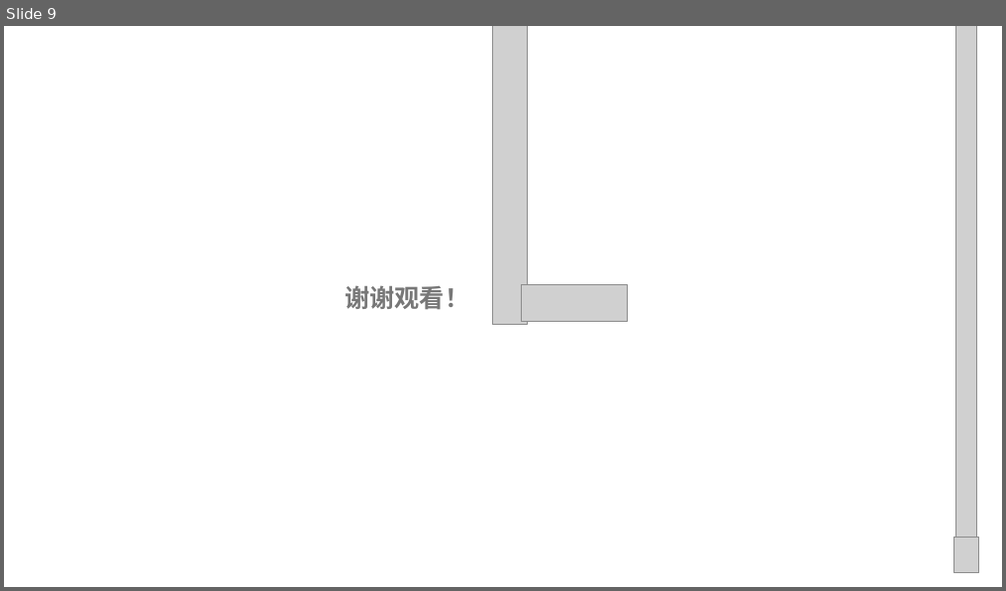
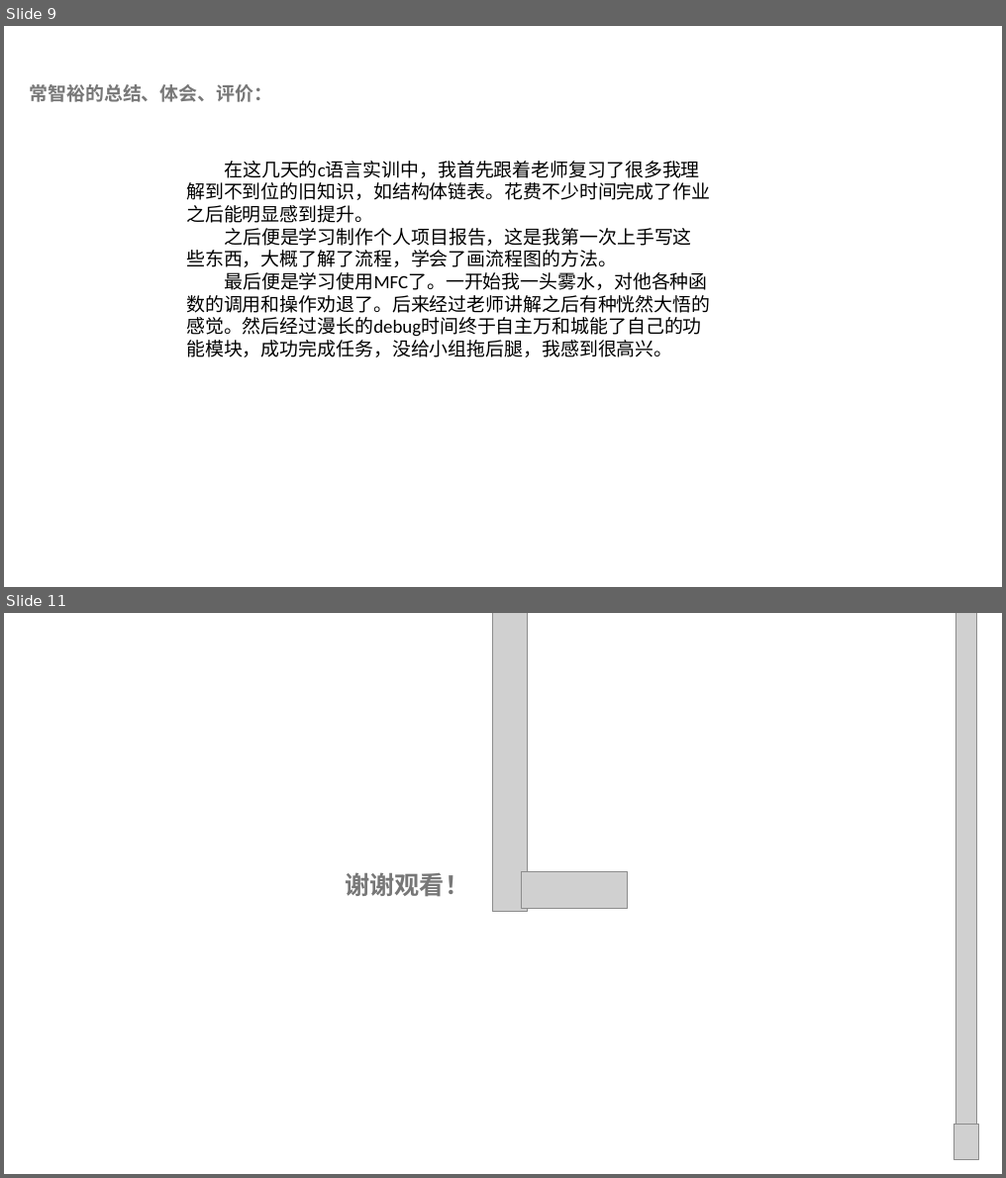
Before and after one commit to CC1AH/SummerTraining, a slide deck: 项目答辩总ppt.pptx. Shown one above the other, each under a label of ours: slide 9 before the commit, slides 9 and 11 after it; the slides between them are not shown. The pictures are 1006x591 and 1006x1178 pixels, drawn with LibreOffice and Linux fonts; fonts in the diff are those of the drawing; grey boxes stand for pictures; background and template pictures are left out. Boxes give left, top, right and bottom in pixels: in the first picture for what was removed or moved away, otherwise in the second. Text is boxed around its words. In the diff, an @@ line names an element or a change of style, - is before the commit and + after.

```diff
--- a/项目答辩总ppt.pptx
+++ b/项目答辩总ppt.pptx
@@ slide 9 added at (4,26,1002,587), background picture (left out) @@
@@ text added at (30,84,273,102), 18 pt, text #777777, bold @@
+常智裕的总结、体会、评价：
@@ text added at (186,161,710,358), 18 pt, text #000000 @@
+在这几天的c语言实训中，我首先跟着老师复习了很多我理解到不到位的旧知识，如结构体链表。花费不少时间完成了作业之后能明显感到提升。
+之后便是学习制作个人项目报告，这是我第一次上手写这些东西，大概了解了流程，学会了画流程图的方法。
+最后便是学习使用MFC了。一开始我一头雾水，对他各种函数的调用和操作劝退了。后来经过老师讲解之后有种恍然大悟的感觉。然后经过漫长的debug时间终于自主万和城能了自己的功能模块，成功完成任务，没给小组拖后腿，我感到很高兴。
@@ what was slide 9 is now slide 11 @@
```
Also in this commit, not shown: 3 slides changed, 1 other slide added.
